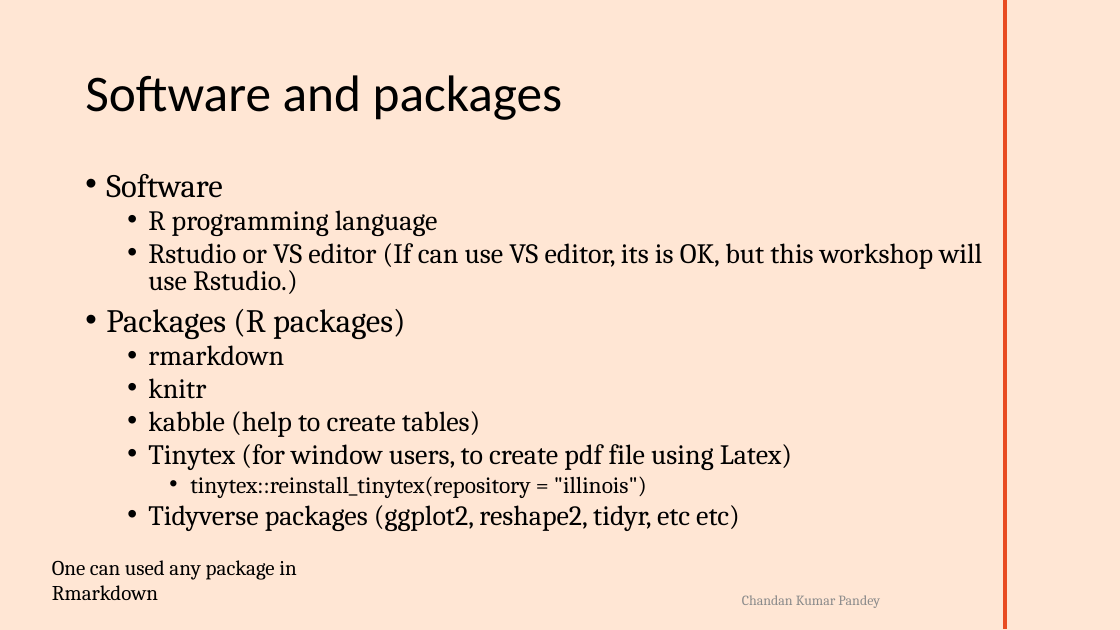
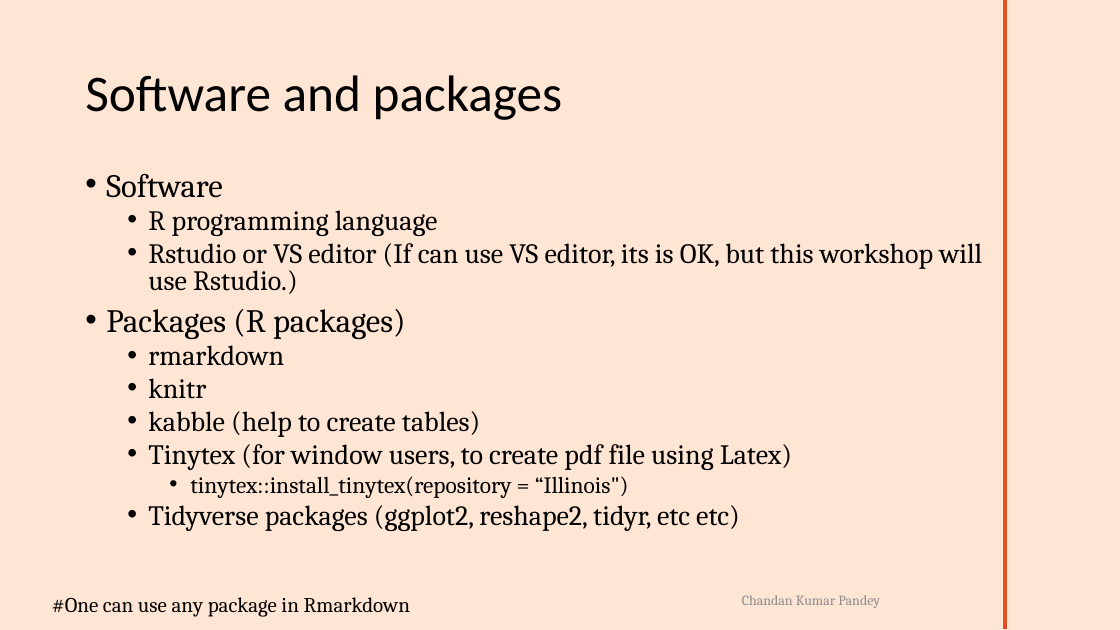
Before and after one commit to ckp1990/Rmark-SCCS-BLR-2023, a slide deck: slide 4 of SCCS-2023-Rmarkdown-workshop.pptx. Drawn at 1120x630 pixels with LibreOffice and Linux fonts; fonts in the diff are those of the drawing; background and template pictures are left out. Boxes give left, top, right and bottom in pixels: in the first picture for what was removed or moved away, otherwise in the second. Text is boxed around its words. In the diff, an @@ line names an element or a change of style, - is before the commit and + after.

```diff
--- a/SCCS-2023-Rmarkdown-workshop.pptx
+++ b/SCCS-2023-Rmarkdown-workshop.pptx
@@ text at [190,476,629,498]: text changed @@
-    • tinytex::reinstall_tinytex(repository = "illinois")
+    • tinytex::install_tinytex(repository = “Illinois")
@@ text at [52,597,410,617]: text changed @@
-One can used any package in Rmarkdown
+#One can use any package in Rmarkdown
```
Also in this commit, not shown: 8 slides added, 1 slide removed, 6 other files.
